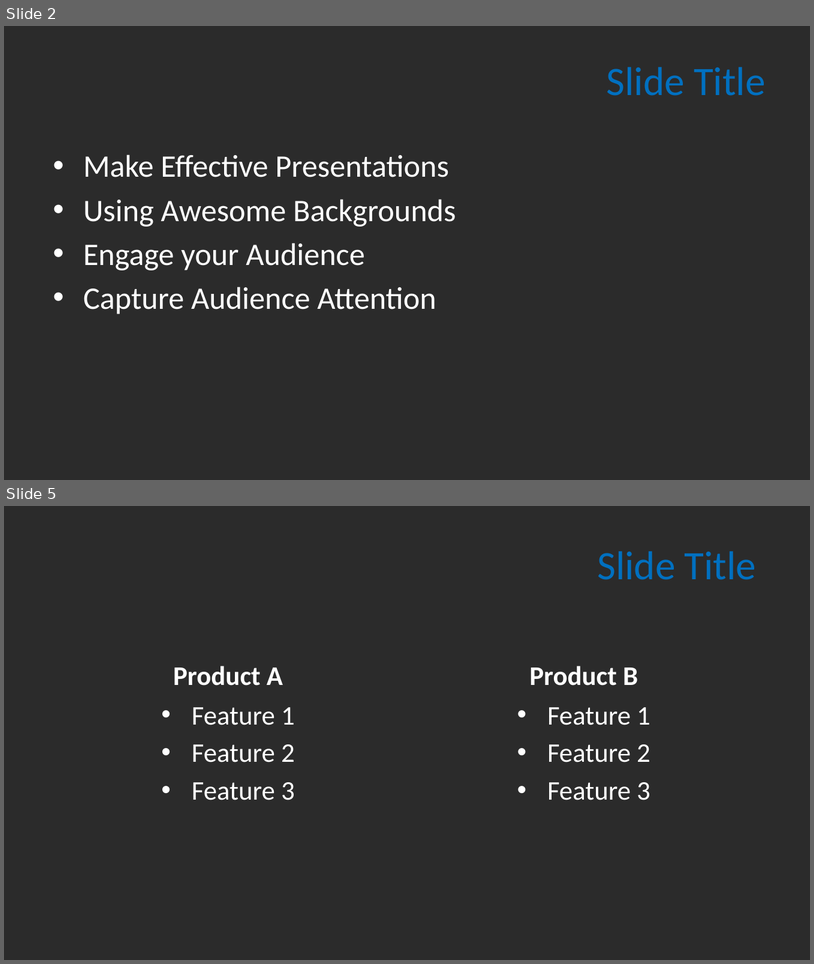
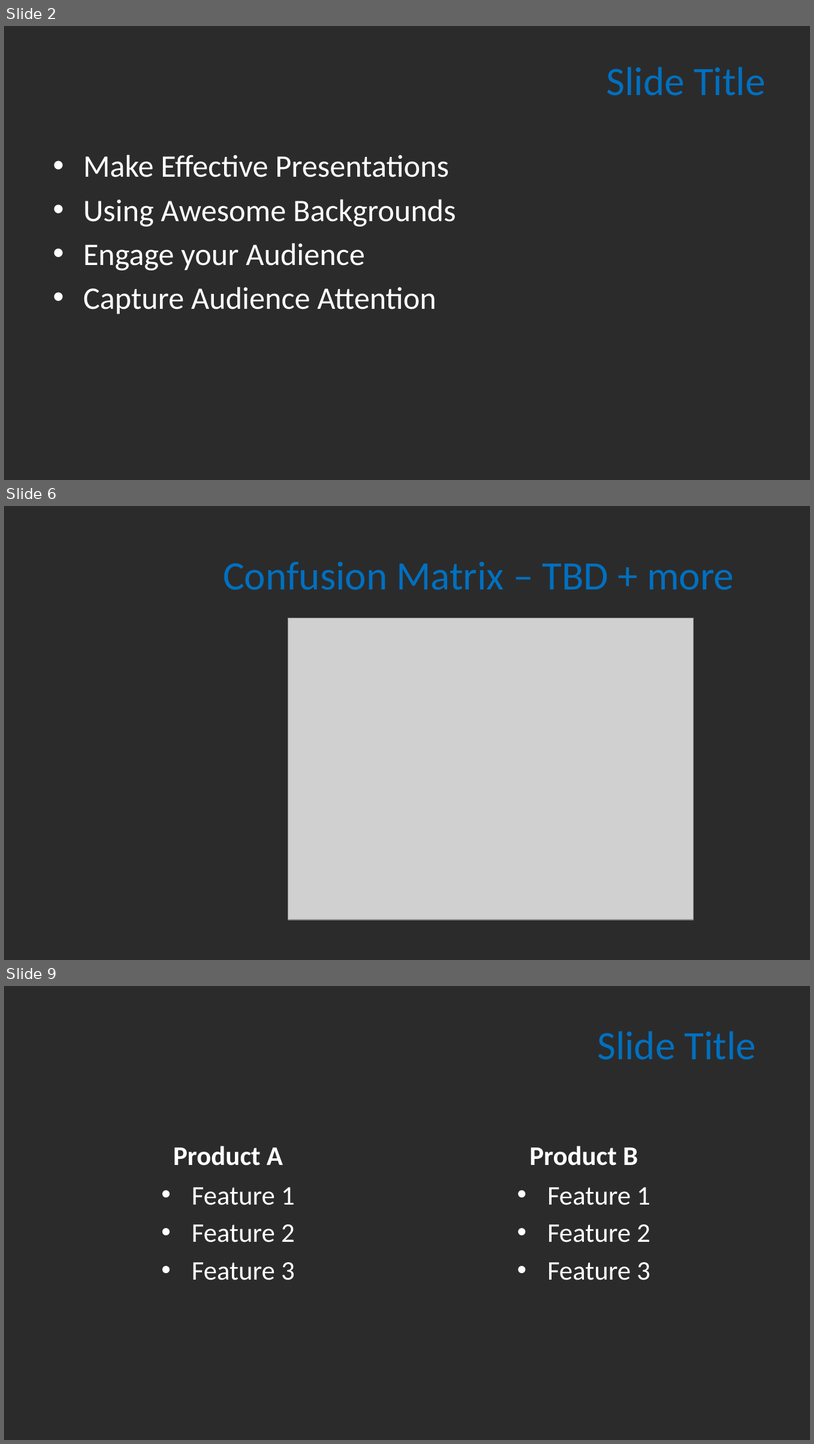
Before and after one commit to ZygimantasJakubauskas/Mashine-Learning-CA1, a slide deck: ML/PPT_ML_CA1_26 Nov 23.pptx. Shown one above the other, each under a label of ours: slides 2 and 5 before the commit, slides 2, 6 and 9 after it; the slides between them are not shown. The pictures are 814x964 and 814x1444 pixels, drawn with LibreOffice and Linux fonts; fonts in the diff are those of the drawing; grey boxes stand for pictures; background and template pictures are left out; a plain dark background stands for a picture behind light text. Boxes give left, top, right and bottom in pixels: in the first picture for what was removed or moved away, otherwise in the second. Text is boxed around its words. In the diff, an @@ line names an element or a change of style, - is before the commit and + after.

```diff
--- a/ML/PPT_ML_CA1_26 Nov 23.pptx
+++ b/ML/PPT_ML_CA1_26 Nov 23.pptx
@@ slide 6 added at <box>4,506,810,960</box>, background picture (left out) @@
@@ title added at <box>223,562,734,590</box>, 36 pt, text #0070C0 @@
+Confusion Matrix – TBD + more
@@ picture added at <box>288,618,693,919</box> @@
@@ what was slide 5 is now slide 9 @@
```
Also in this commit, not shown: 1 slide changed, 4 other slides added, 1 slide removed, 1 other file.
